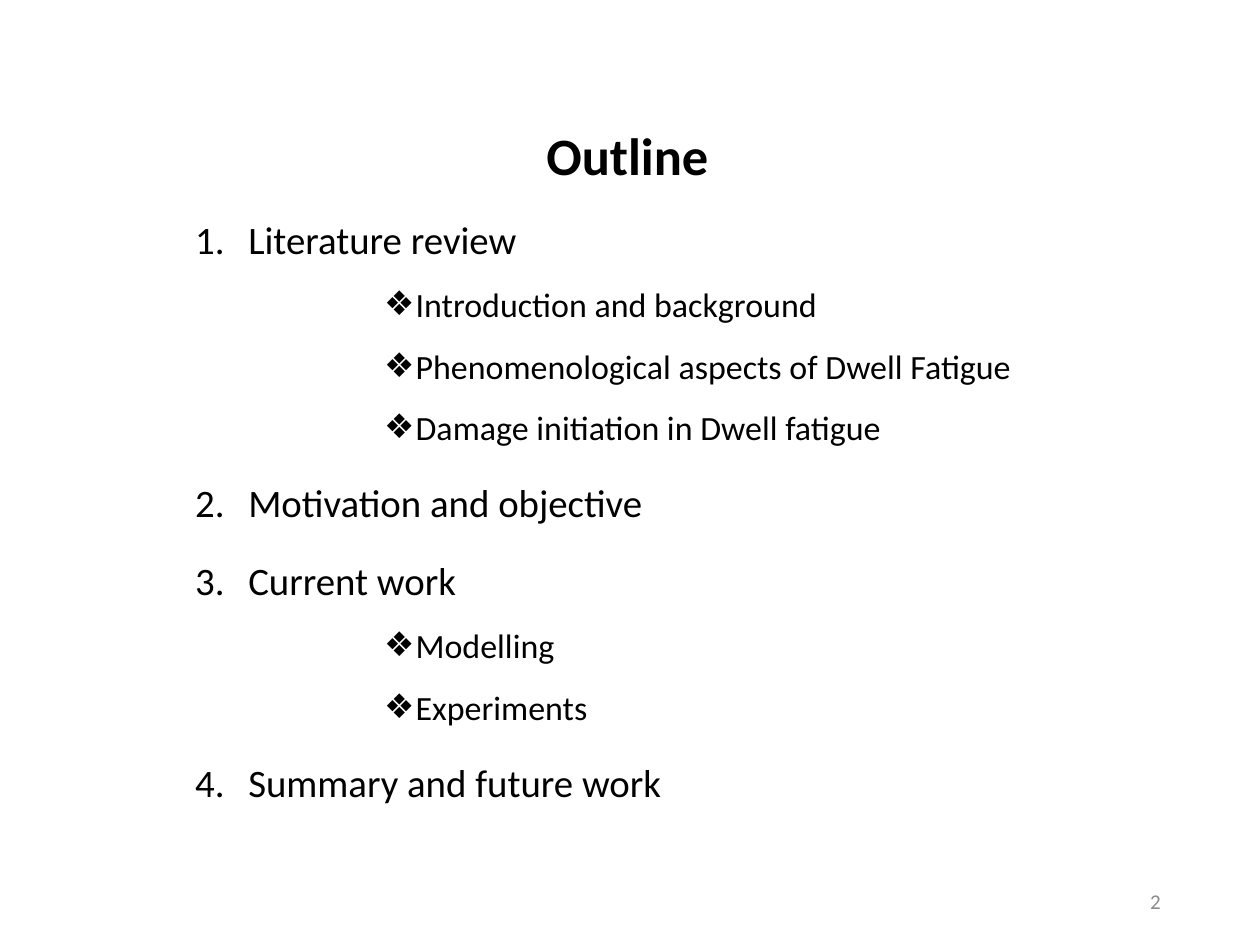
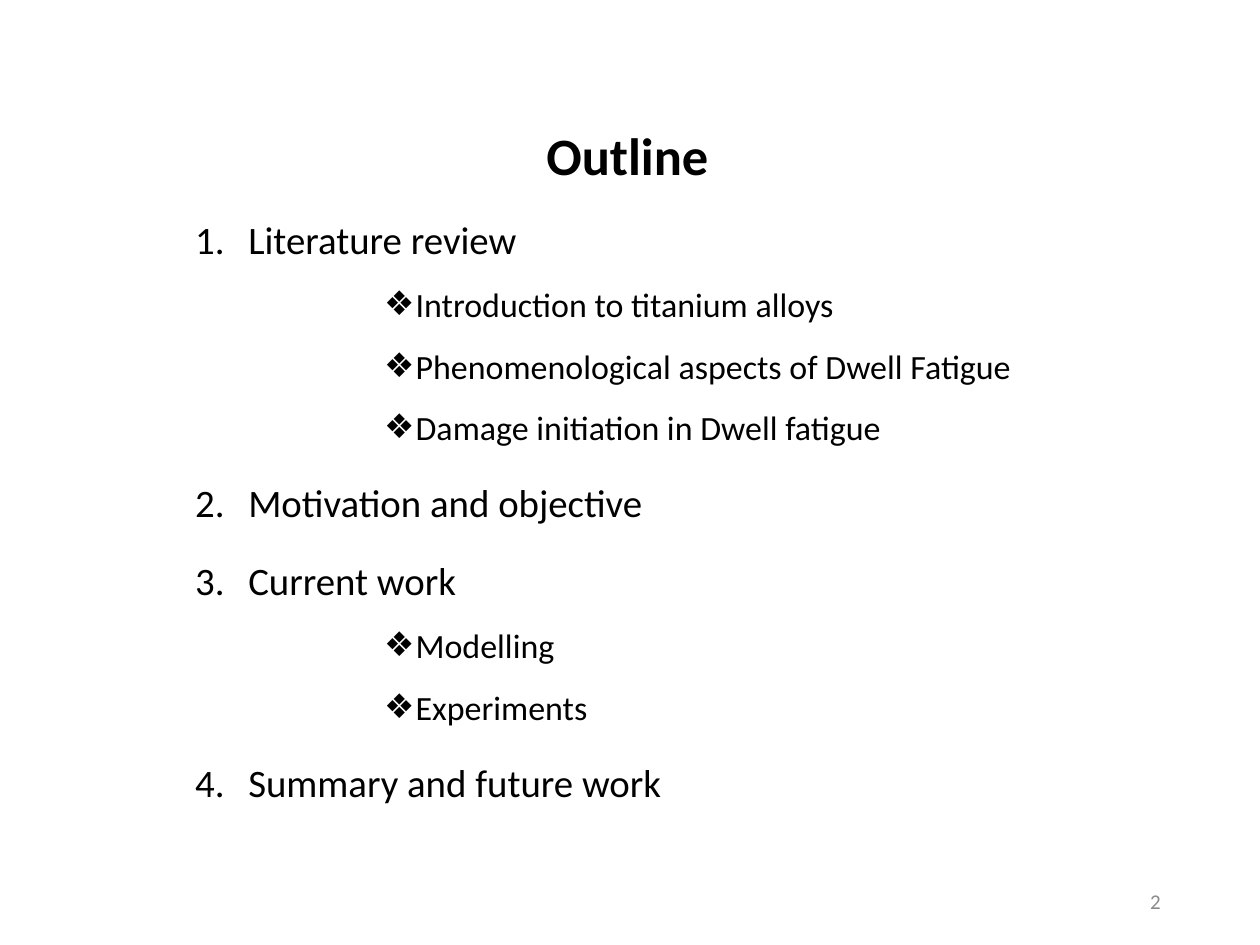
Before and after one commit to Sharanc25/Elements, a slide deck: slide 2 of Thesis/Comprehensive Exam/References/yazar.pptx. Drawn at 1260x945 pixels with LibreOffice and Linux fonts; fonts in the diff are those of the drawing. Boxes give left, top, right and bottom in pixels: in the first picture for what was removed or moved away, otherwise in the second. Text is boxed around its words. In the diff, an @@ line names an element or a change of style, - is before the commit and + after.

```diff
--- a/Thesis/Comprehensive Exam/References/yazar.pptx
+++ b/Thesis/Comprehensive Exam/References/yazar.pptx
@@ text at bbox=[416, 293, 834, 323]: text changed @@
-      ❖ Introduction and background
+      ❖ Introduction to titanium alloys
```
Also in this commit, not shown: 1 other slide changed.
